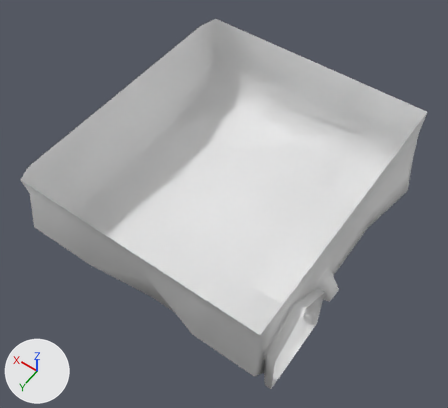
Before and after pictures for a commit that changed the FBX model BuildingEscape/Content/StaticMesh/caveWalls.fbx.
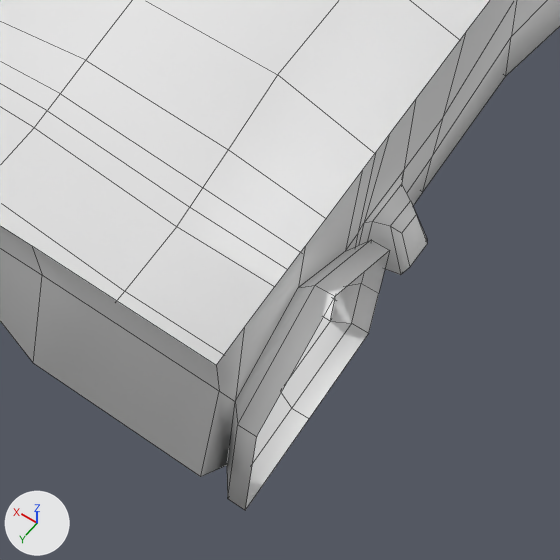
There are two pictures of each version: one whole from a 50 mm camera at (-7.98, 11.66, 18.51) aimed at (-0.07, 0.59, 1.11), one close up on the part from 40% to 87% of the width and 49% to 100% of the height. The axes (+X, +Y, +Z) are drawn at lower left. The lights are the same throughout. The close-ups show mesh edges as thin lines. Where no turn or scale is listed for an object, it has been applied to the vertices. Vertices at the same position are counted once.
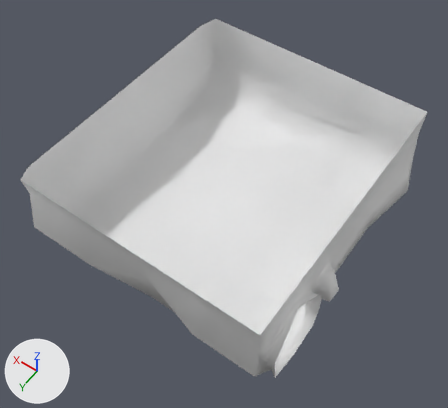
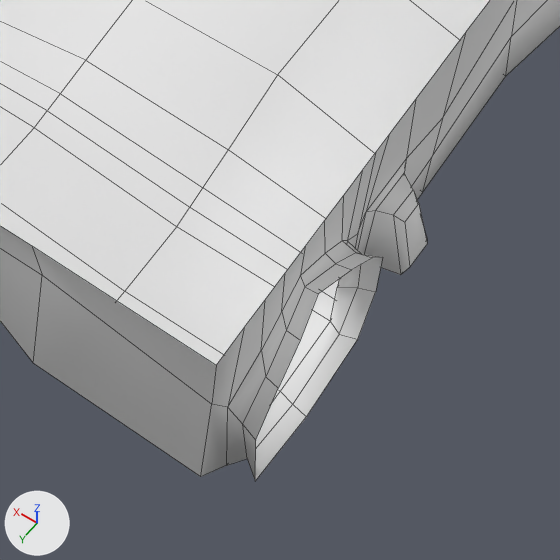
Where the newer file only moved an object's origin or applied its transform, the numbers keep the older frame.

Pixel boxes (x1, y1, x2, y2) of what changed, in the close-ups (560 x 560 px):
'Plane.001', reshaped
    before: (0, 0, 560, 510)
    after: (0, 0, 560, 481)
part 1 of me_plane_001, built on
    before: (32, 34, 465, 510)
    after: (32, 34, 465, 481)

The edits, one by one:
me_plane_001 is used by ob_plane_001; location (0.12, -0.07, -0.07).
me_plane_001 had 149 vertices, 132 faces and spanned x -5.19..4.84, y -5.42..5.35, z -0.18..3.44.
me_plane_001 now has 165 vertices, 144 faces and spans x -5.19..4.84, y -5.42..5.35, z -0.17..3.44.
Part 1, on me_plane_001:
2 vertices are removed from x -5.02..-4.77, y 3.5, z 2.85..2.87.
6 faces are deleted.
6 vertices in x -4.85..-4.58, y 1.01..1.92, z 1.65..1.78 move by (0.0, 0.0, 0.25).
18 vertices move from x -5.02..-4.56, y 1.32..5.01, z -0.18..2.63 to x -4.98..-4.55, y 1.32..5.11, z -0.17..2.83.
18 vertices are added at x -4.98..-4.57, y 2.5..4.46, z 2.2..3.44.
18 new faces join them.
